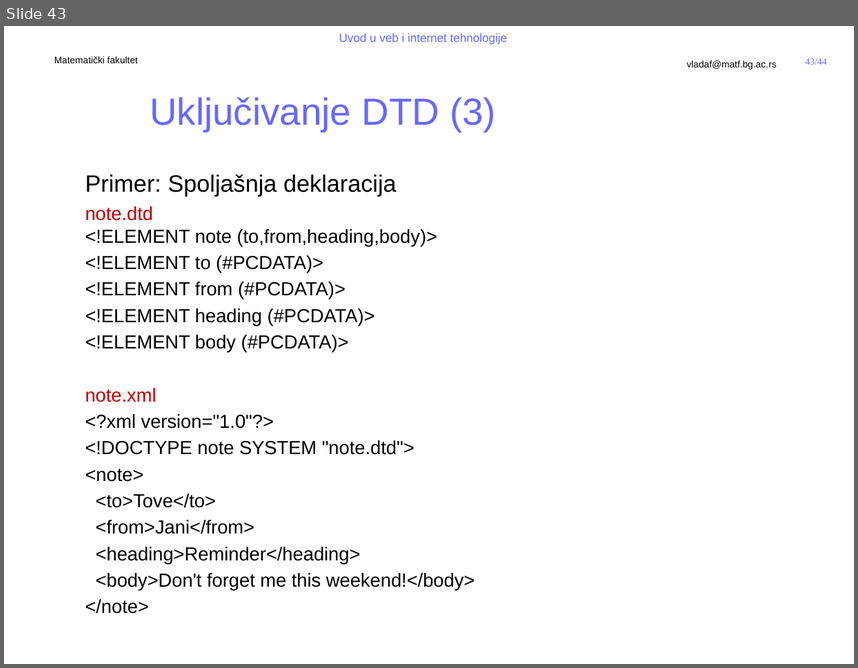
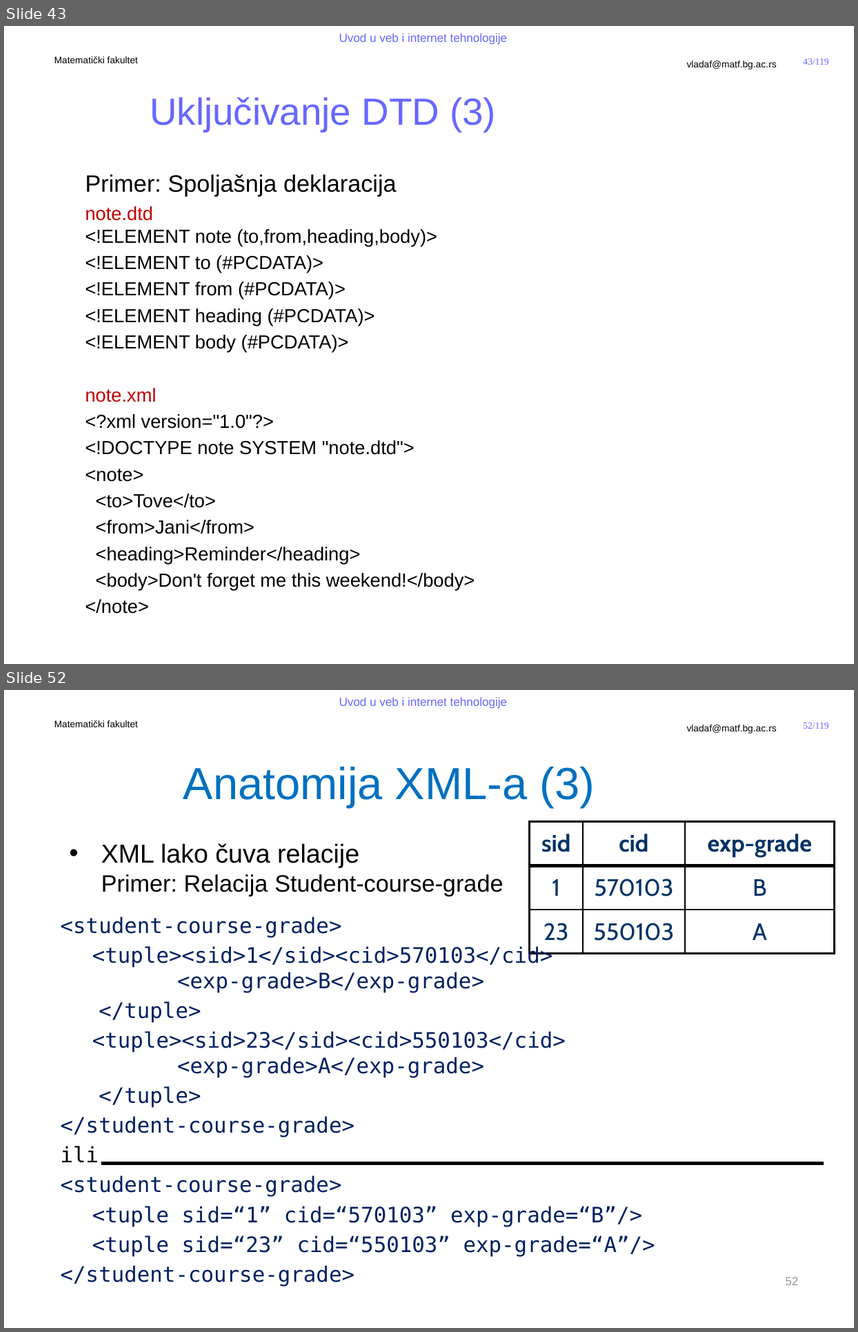
Before and after one commit to MatfUVIT/info, a slide deck: predavanja/prezentacije/UVIT02-01-Jezici za obelezavanje.pptx. Shown one above the other, each under a label of ours: slide 43 before the commit, slides 43 and 52 after it; the slides between them are not shown. The pictures are 858x668 and 858x1332 pixels, drawn with LibreOffice and Linux fonts; fonts in the diff are those of the drawing; background and template pictures are left out. Boxes give left, top, right and bottom in pixels: in the first picture for what was removed or moved away, otherwise in the second. Text is boxed around its words. In the diff, an @@ line names an element or a change of style, - is before the commit and + after.

```diff
--- a/predavanja/prezentacije/UVIT02-01-Jezici za obelezavanje.pptx
+++ b/predavanja/prezentacije/UVIT02-01-Jezici za obelezavanje.pptx
@@ slide 52 added at [4,690,854,1328], background #FFFFFF; not listed: 5 template elements that a slide beside it also shows @@
@@ title added at [183,767,595,808], 38 pt, text #0070C0 @@
+Anatomija XML-a (3)
@@ table added at [529,822,835,954], 3 rows, 3 columns @@
+sid | cid | exp-grade
+1 | 570103 | B
+23 | 550103 | A
@@ text added at [101,843,503,896], 20 pt, text #000000 @@
+• XML lako čuva relacije
+  Primer: Relacija Student-course-grade
@@ text added at [61,916,655,1286], 18 pt, text #002060 @@
+<student-course-grade>
+<tuple><sid>1</sid><cid>570103</cid>
+<exp-grade>B</exp-grade>
+</tuple>
+<tuple><sid>23</sid><cid>550103</cid>
+<exp-grade>A</exp-grade>
+</tuple>
+</student-course-grade>
+ili
+<student-course-grade>
+<tuple sid=“1” cid=“570103” exp-grade=“B”/>
+<tuple sid=“23” cid=“550103” exp-grade=“A”/>
+</student-course-grade>
@@ line added from (101, 1163) to (824, 1163), #000000 3 pt @@
@@ page number added at [785,1276,798,1285], 10 pt, text #969696 @@
+52
@@ page number at [803,58,829,65]: text changed @@
-43/44
+43/119
```
Also in this commit, not shown: 2 slides changed, 74 other slides added, 2 other files.
